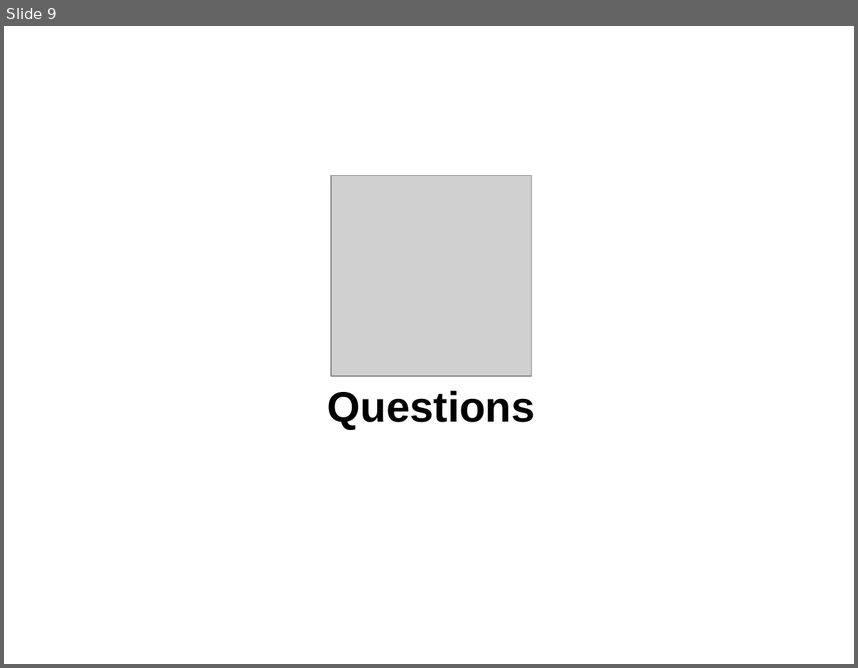
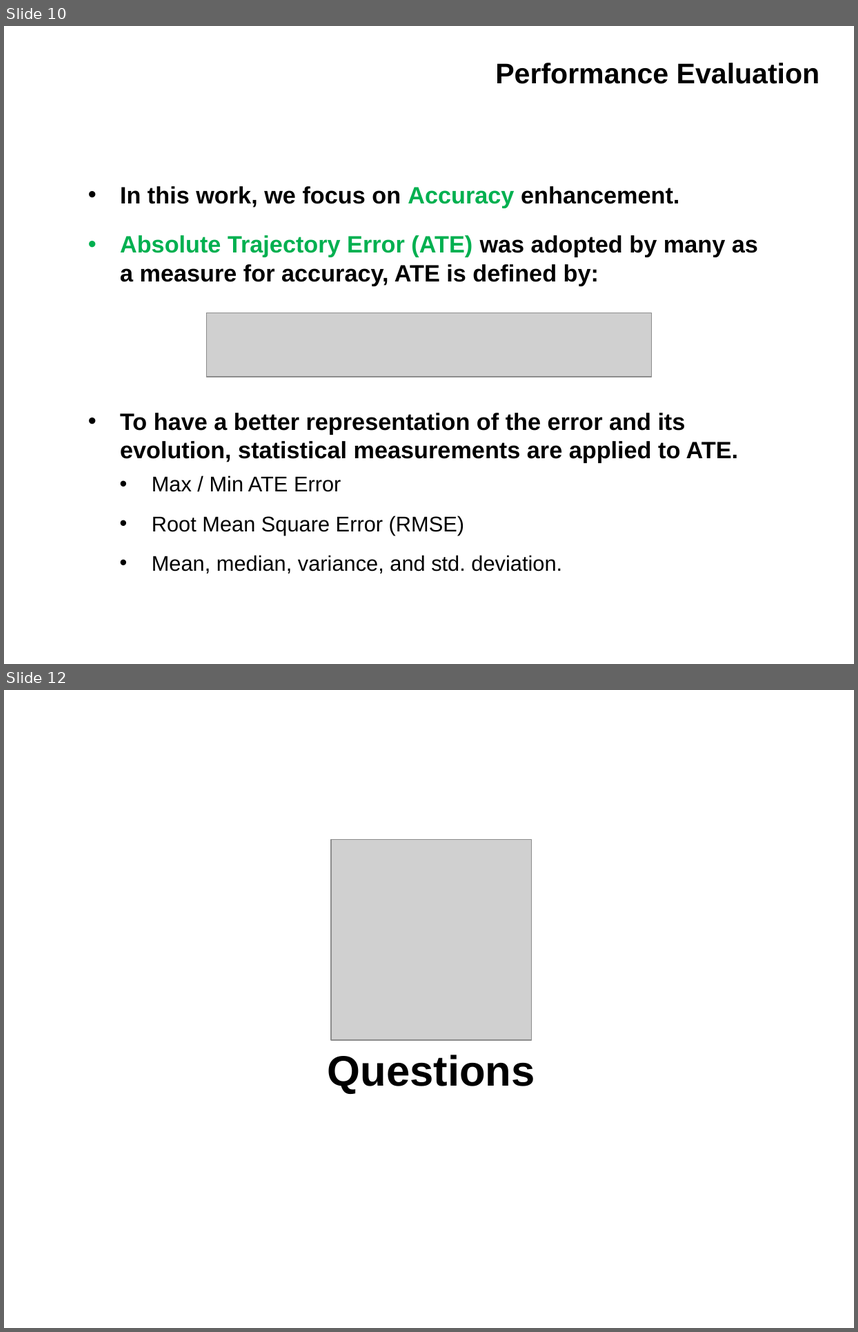
Before and after one commit to IslamAAli/ORBSLAM_RTABmap, a slide deck: Presentation/CMPUT631-ProjectProposal-V0P1.pptx. Shown one above the other, each under a label of ours: slide 9 before the commit, slides 10 and 12 after it; the slides between them are not shown. The pictures are 858x668 and 858x1332 pixels, drawn with LibreOffice and Linux fonts; fonts in the diff are those of the drawing; grey boxes stand for pictures; background and template pictures are left out. Boxes give left, top, right and bottom in pixels: in the first picture for what was removed or moved away, otherwise in the second. Text is boxed around its words. In the diff, an @@ line names an element or a change of style, - is before the commit and + after.

```diff
--- a/Presentation/CMPUT631-ProjectProposal-V0P1.pptx
+++ b/Presentation/CMPUT631-ProjectProposal-V0P1.pptx
@@ slide 10 added at (4,26,854,664), background #FFFFFF @@
@@ title added at (495,63,820,84), 24 pt, text #000000, bold @@
+Performance Evaluation
@@ text added at (120,186,758,573), 20 pt, text #000000, bold @@
+• In this work, we focus on Accuracy enhancement.
+• Absolute Trajectory Error (ATE) was adopted by many as a measure for accuracy, ATE is defined by:
+• To have a better representation of the error and its evolution, statistical measurements are applied to ATE.
+  • Max / Min ATE Error
+  • Root Mean Square Error (RMSE)
+  • Mean, median, variance, and std. deviation.
@@ picture added at (206,313,652,377) @@
@@ what was slide 9 is now slide 12 @@
```
Also in this commit, not shown: 2 slides changed, 4 other slides added, 2 slides removed, 8 other files.
